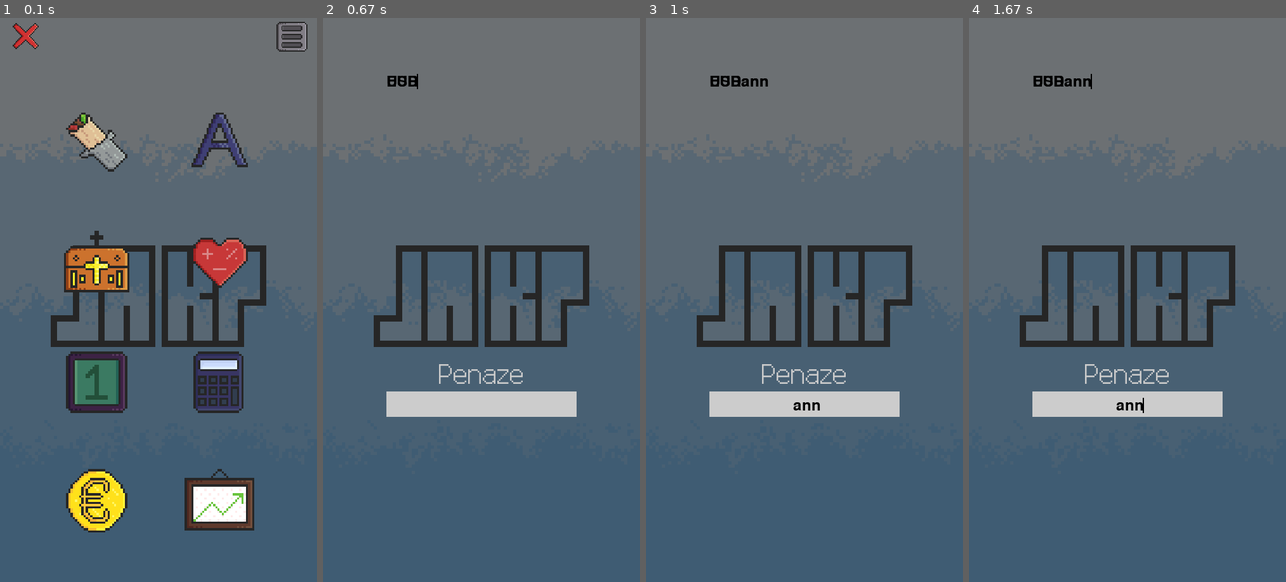
Above: before the commit, frames 1-4 (left to right).
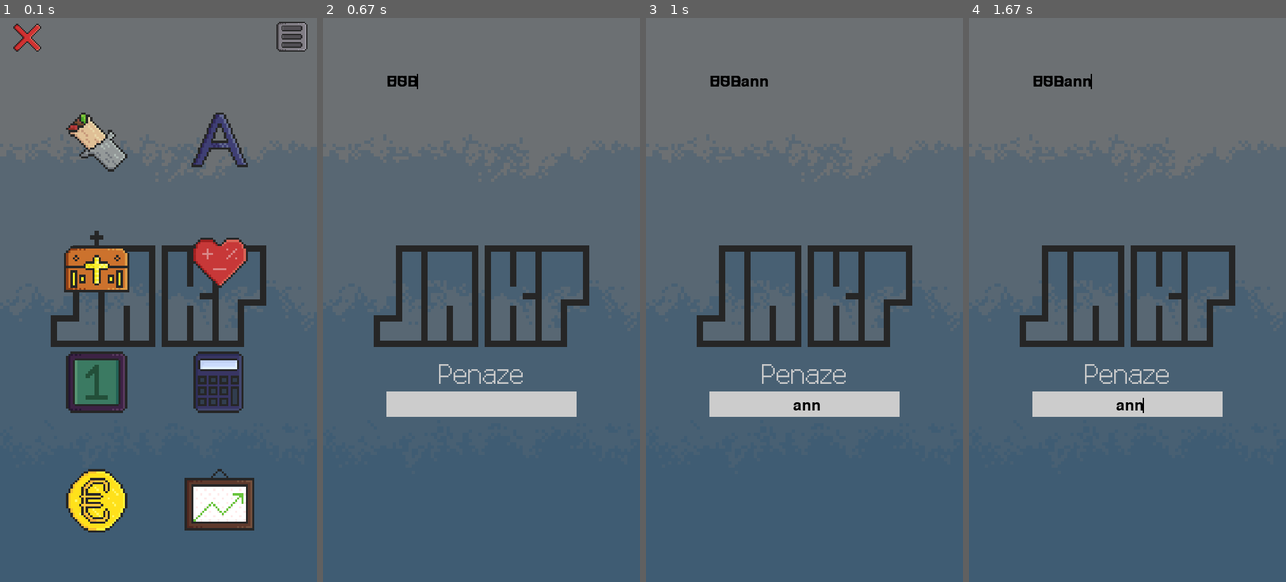
Above: after the commit, the same moments.

Repository: MichalRybecky/JAKP
Game: pygame game, started from main.py
The game is run twice, just before and just after one commit, with the same random seed, the same clock (stepped at 60 frames per second) and the same inputs.
Inputs (mouse positions are in pixels of both pictures, inside the frame that each line leads up to):
- Up to frame 1 (0.1 s): no input
- Up to frame 2 (0.67 s): click (418, 497) at 0.38 s
- Up to frame 3 (1 s): type "ann" at 0.67 s
- Up to frame 4 (1.67 s): tap Enter at 1 s; hold Right from 1.22 s (still down)

The runs differ from the first frame. In frame 1, 0.2% of the frame differs, in the area x 4-13%, y 0-6%; in frame 2, nothing differs; in frame 3, nothing differs; in frame 4, nothing differs.

Commit message:
Bug fix: zdeformovane X

Diff:
--- a/utils/load_assets.py
+++ b/utils/load_assets.py
@@ -22,7 +22,7 @@
 BACK = pygame.image.load(os.path.join("assets", "back.png"))
 BACK = pygame.transform.scale(BACK, (60, 60))
 X = pygame.image.load(os.path.join("assets", "x.png"))
-X = pygame.transform.scale(X, (60, 60))
+X = pygame.transform.scale(X, (65, 65))
 ICON = pygame.image.load(os.path.join("assets", "logo-stvorec.png"))
 
 
